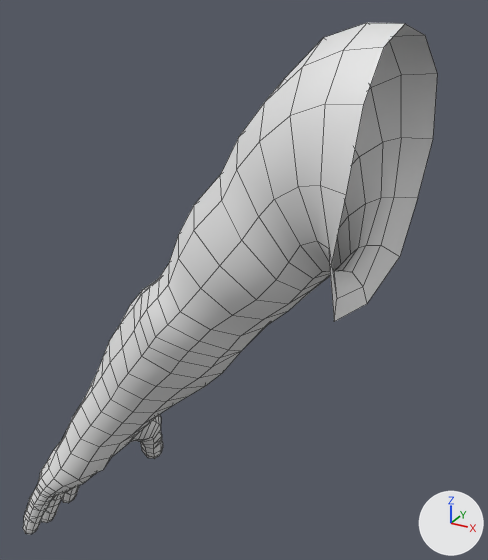
The FBX model Assets/Content/3Dmodels/Bodies/Humans/Males/Strong/3Dmodel_Body_Human_Male_Strong_ArmLeft.fbx: old version first, new version second.
Both versions are drawn from a camera (50 mm lens) standing at (-0.037, -0.594, 1.562) and looking at (-0.391, 0.05, 1.24). Arrows for +X, +Y and +Z are at lower right; the lights stay in place. The older version comes first. Mesh edges are drawn as thin lines. Where no turn or scale is listed for an object, it has been applied to the vertices.

Objects in the first picture: 'Body_Human_Male_Strong_ArmLeft'.
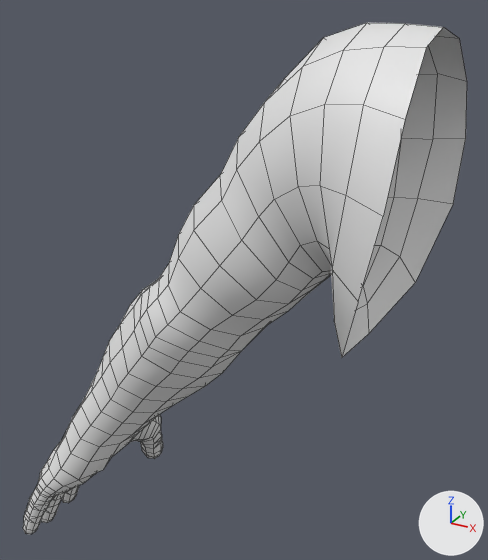
What changed in the scene script:
```text
Change me_body_human_male_strong_armleft:
    used by ob_body_human_male_strong_armleft; location = (0.0, 0.0, 0.0)
    remove me_body_human_male_strong_armleft.from_pydata(...)  # 753 vertices, 778 faces; spans x -0.683..-0.202, y -0.12..0.111, z 0.829..1.532
    add me_body_human_male_strong_armleft.from_pydata(...)  # 765 vertices, 790 faces; spans x -0.683..-0.171, y -0.133..0.135, z 0.829..1.532
    me_body_human_male_strong_armleft part 1
    1 vertex is removed from x -0.218, y -0.12, z 1.349
    2 faces are deleted
    13 vertices are added at x -0.218..-0.171, y -0.133..0.135, z 1.239..1.53
    14 new faces join them
```

What differs and where, as boxes (x1, y1, x2, y2) in the pictures (488 x 560 px):
'Body_Human_Male_Strong_ArmLeft', reshaped (7% wider)
    before: (23, 22, 438, 534)
    after: (23, 22, 467, 534)
part 1 of me_body_human_male_strong_armleft, built on
    before: (320, 186, 346, 320)
    after: (320, 24, 467, 358)
